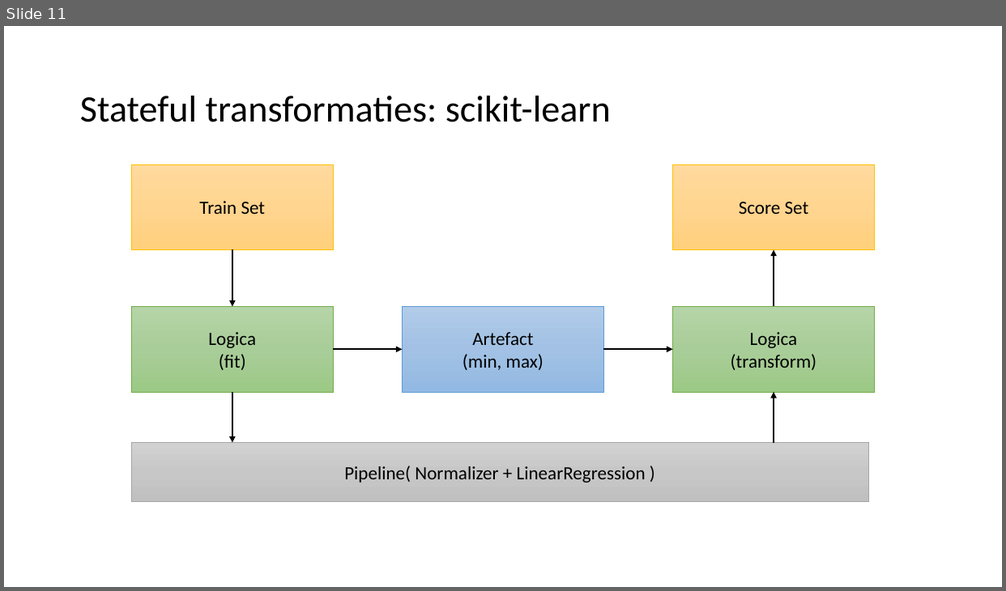
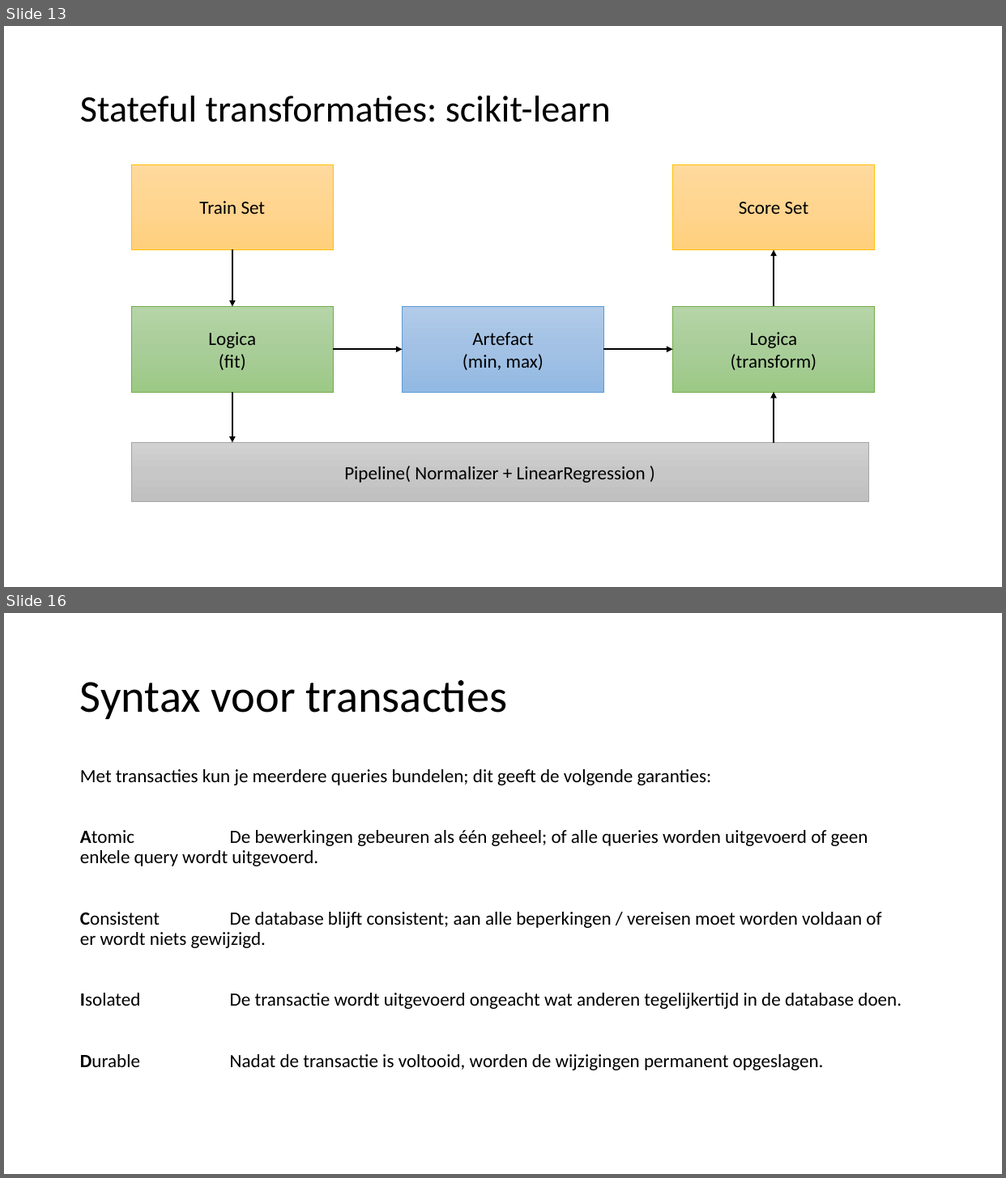
Before and after one commit to LFKoning/knowledge-sharing, a slide deck: sql/terugkom_ochtend/sql_terugkom_ochtend.pptx. Shown one above the other, each under a label of ours: slide 11 before the commit, slides 13 and 16 after it; the slides between them are not shown. The pictures are 1006x591 and 1006x1178 pixels, drawn with LibreOffice and Linux fonts; fonts in the diff are those of the drawing. Boxes give left, top, right and bottom in pixels: in the first picture for what was removed or moved away, otherwise in the second. Text is boxed around its words. In the diff, an @@ line names an element or a change of style, - is before the commit and + after.

```diff
--- a/sql/terugkom_ochtend/sql_terugkom_ochtend.pptx
+++ b/sql/terugkom_ochtend/sql_terugkom_ochtend.pptx
@@ slide 16 added at [4,613,1002,1174], background #FFFFFF @@
@@ title added at [80,680,508,719], 44 pt, text #000000 @@
+Syntax voor transacties
@@ text added at [80,769,901,1071], 18 pt, text #000000 @@
+Met transacties kun je meerdere queries bundelen; dit geeft de volgende garanties:
+Atomic De bewerkingen gebeuren als één geheel; of alle queries worden uitgevoerd of geen enkele query wordt uitgevoerd.
+Consistent De database blijft consistent; aan alle beperkingen / vereisen moet worden voldaan of er wordt niets gewijzigd.
+Isolated De transactie wordt uitgevoerd ongeacht wat anderen tegelijkertijd in de database doen.
+Durable Nadat de transactie is voltooid, worden de wijzigingen permanent opgeslagen.
@@ what was slide 11 is now slide 13 @@
```
Also in this commit, not shown: 2 slides changed, 5 other slides added, 10 other files.
